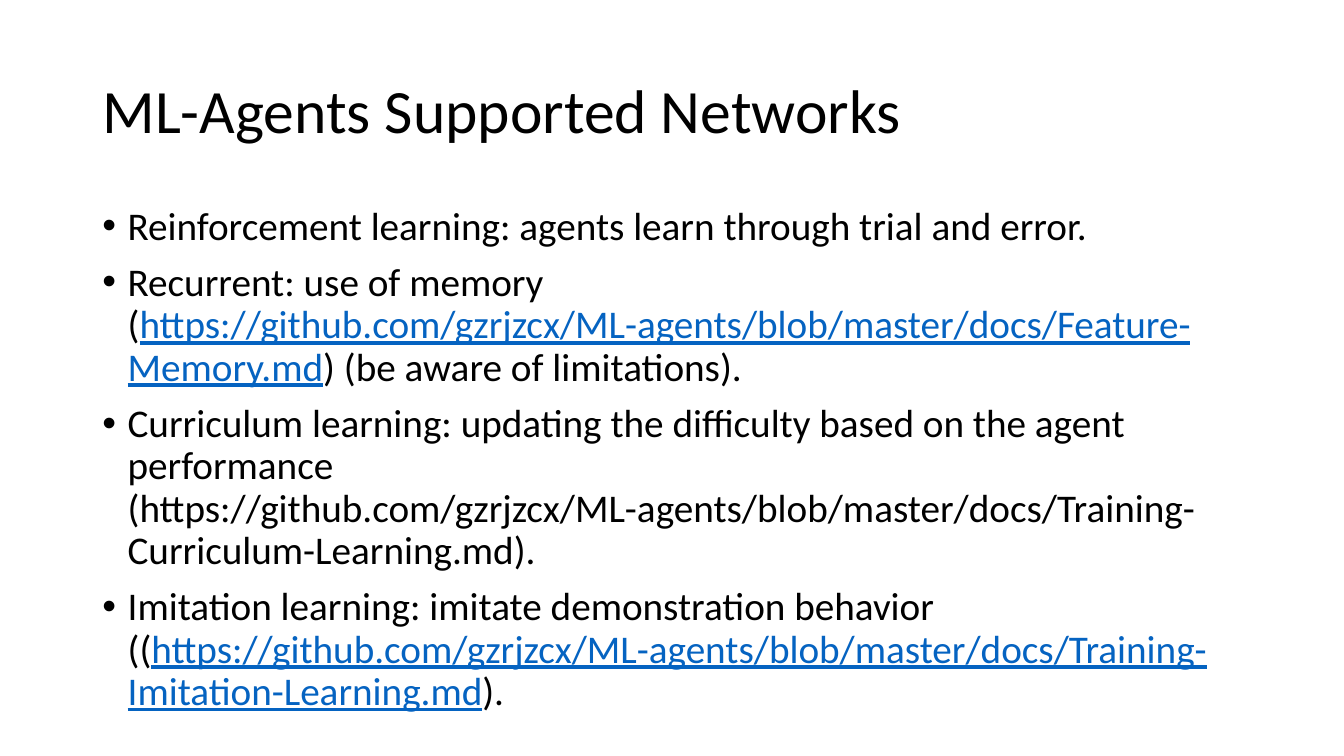
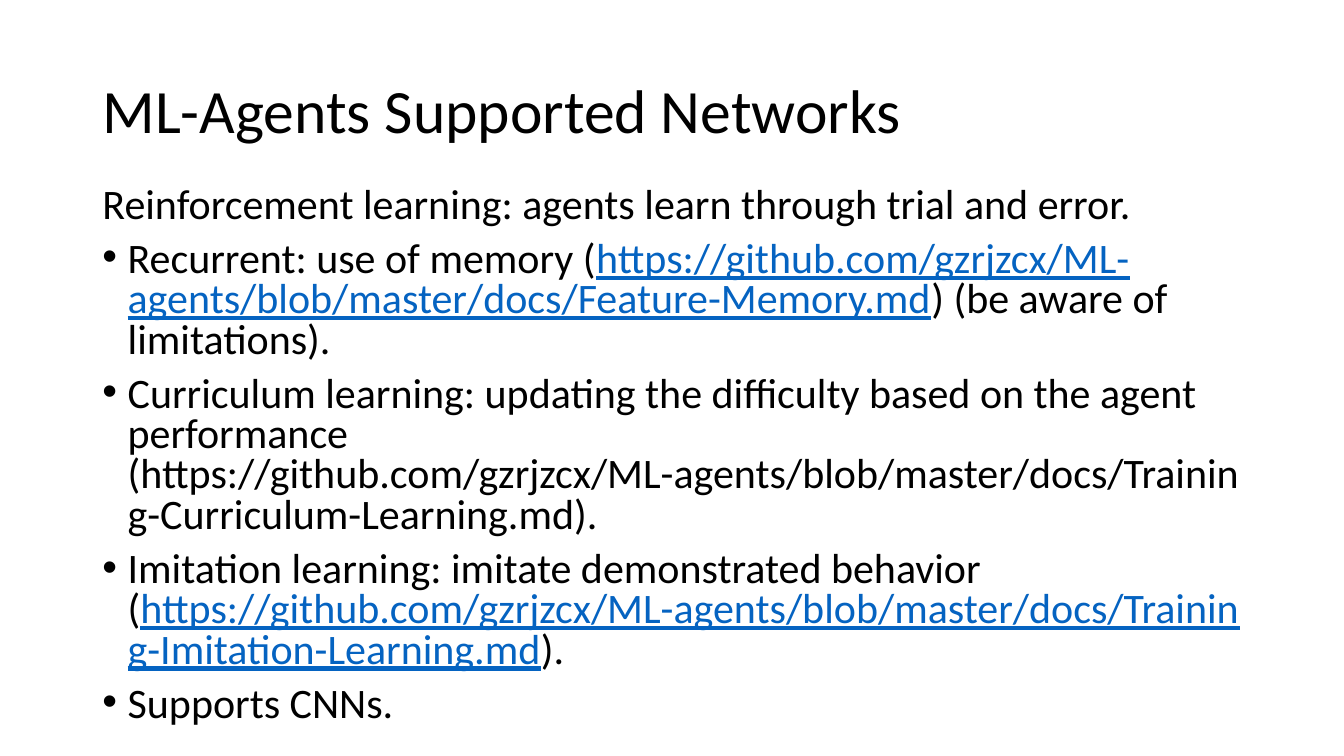
Before and after one commit to ztsv-av/xr_ml, a slide deck: slide 1 of unity-vs-unreal.pptx. Drawn at 1344x756 pixels with LibreOffice and Linux fonts; fonts in the diff are those of the drawing. Boxes give left, top, right and bottom in pixels: in the first picture for what was removed or moved away, otherwise in the second. Text is boxed around its words. In the diff, an @@ line names an element or a change of style, - is before the commit and + after.

```diff
--- a/unity-vs-unreal.pptx
+++ b/unity-vs-unreal.pptx
@@ text "Reinforcement learning: agents learn through ...": place and size @@
-text "Reinforcement learning: agents learn through ..." at (128, 212, 1207, 670)
+text "Reinforcement learning: agents learn through ..." at (102, 190, 1239, 725)
@@ text at (102, 190, 1239, 537): size 28 to 30 pt in "Reinforcement learning: agents learn through trial and ...", "Recurrent: use of memory (https://github.com/gzrjzcx/ML-agen ...", "Curriculum learning: updating the difficulty based on ..."; bullet • to none; line spacing 0.9 to 0.8 @@
@@ text at (128, 554, 1239, 725): text changed; size 28 to 30 pt @@
-• Imitation learning: imitate demonstration behavior ((https://github.com/gzrjzcx/ML-agents/blob/master/docs/Training-Imitation-Learning.md).
+• Imitation learning: imitate demonstrated behavior (https://github.com/gzrjzcx/ML-agents/blob/master/docs/Training-Imitation-Learning.md).
+• Supports CNNs.
```
Also in this commit, not shown: 4 other slides changed, 6 slides added.
